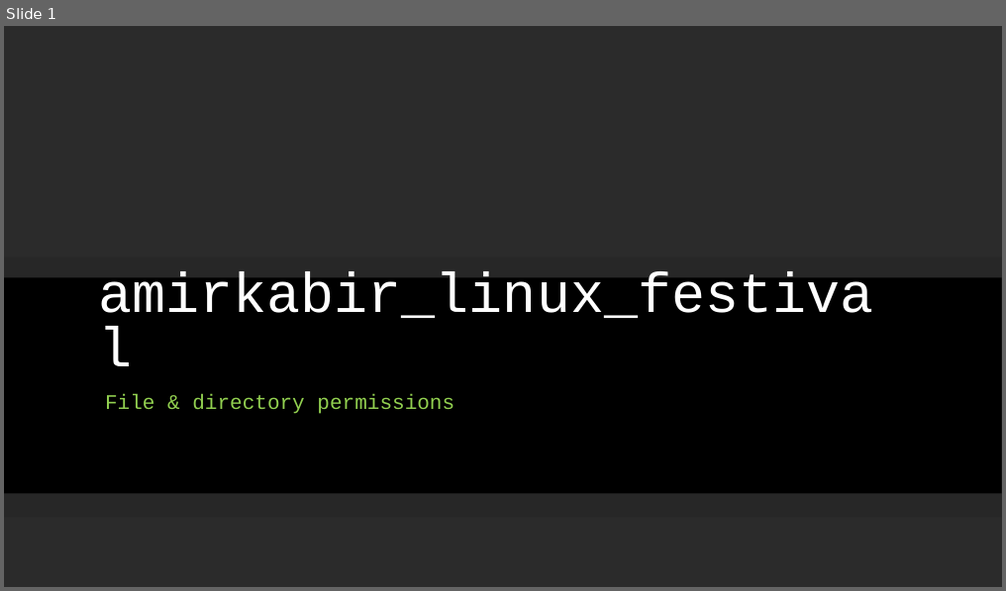
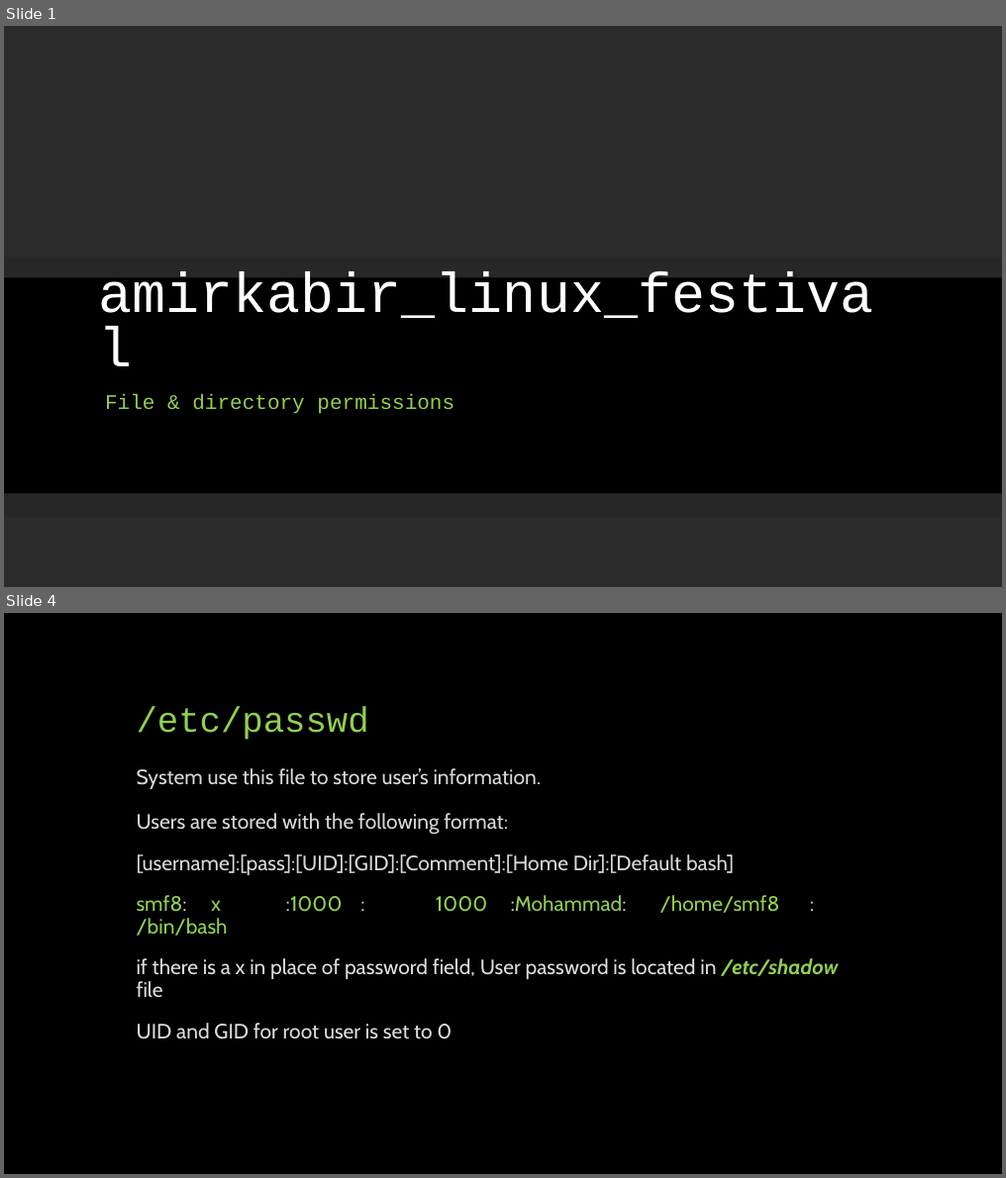
Before and after one commit to linuxfestival/introduction-to-linux-resources, a slide deck: PowerPoint/permissions.pptx. Shown one above the other, each under a label of ours: slide 1 before the commit, slides 1 and 4 after it; the slides between them are not shown. The pictures are 1006x591 and 1006x1178 pixels, drawn with LibreOffice and Linux fonts; fonts in the diff are those of the drawing; background and template pictures are left out; a plain dark background stands for a picture behind light text. Boxes give left, top, right and bottom in pixels: in the first picture for what was removed or moved away, otherwise in the second. Text is boxed around its words. In the diff, an @@ line names an element or a change of style, - is before the commit and + after.

Commit message:
add user management slides to permissions

```diff
--- a/PowerPoint/permissions.pptx
+++ b/PowerPoint/permissions.pptx
@@ slide 4 added at (x1=4, y1=613, x2=1002, y2=1174), background #000000 @@
@@ title added at (x1=137, y1=707, x2=369, y2=740), 34 pt, text #92D050 @@
+/etc/passwd
@@ text added at (x1=137, y1=768, x2=839, y2=1040), 20 pt, text #D8D8D8 @@
+System use this file to store user’s information.
+Users are stored with the following format:
+[username]:[pass]:[UID]:[GID]:[Comment]:[Home Dir]:[Default bash]
+smf8: x :1000 : 1000 :Mohammad: /home/smf8 : /bin/bash
+if there is a x in place of password field, User password is located in /etc/shadow file
+UID and GID for root user is set to 0
```
Also in this commit, not shown: 1 slide changed, 5 other slides added.
